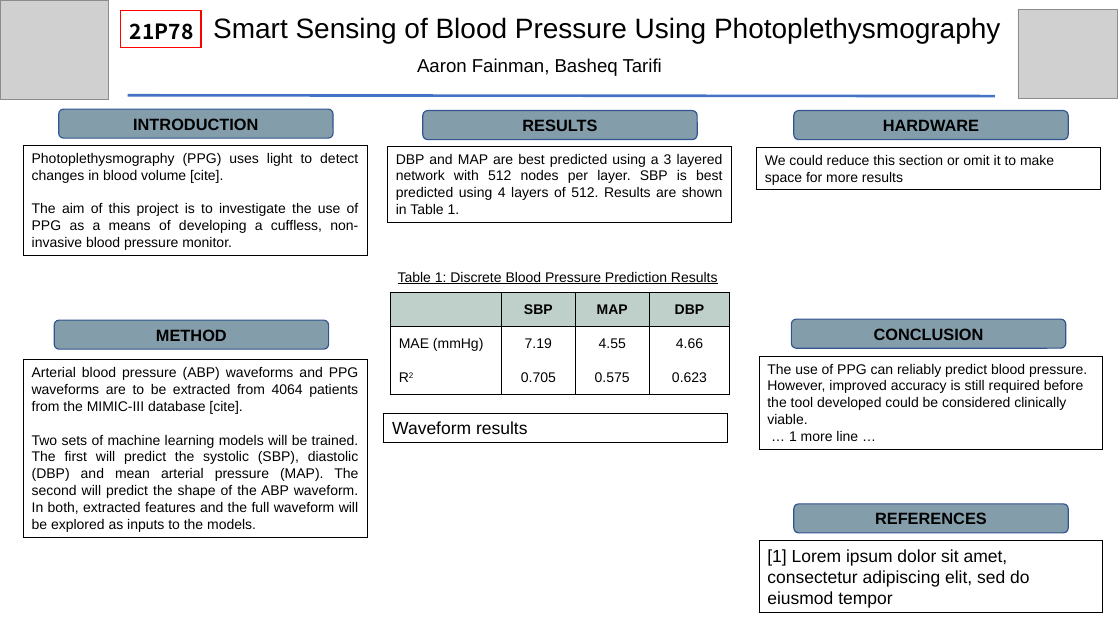
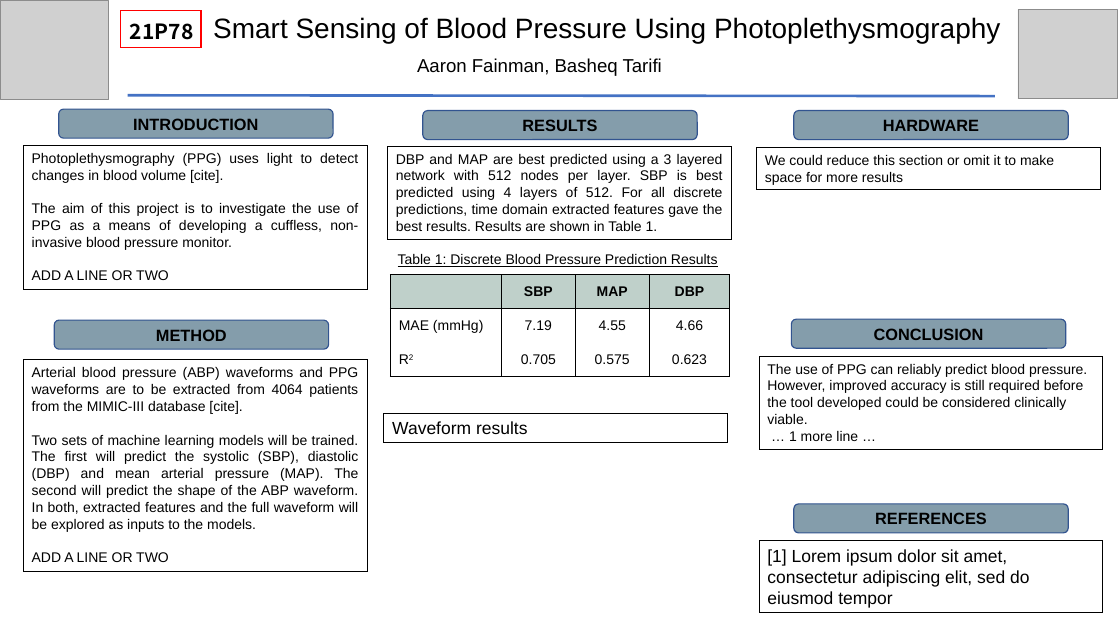
Before and after one commit to aaronfainman/MIMIC-III-WebScraper, a slide deck: slide 1 of poster/21P78Poster.pptx. Drawn at 1120x630 pixels with LibreOffice and Linux fonts; fonts in the diff are those of the drawing; grey boxes stand for pictures. Boxes give left, top, right and bottom in pixels: in the first picture for what was removed or moved away, otherwise in the second. Text is boxed around its words. In the diff, an @@ line names an element or a change of style, - is before the commit and + after.

```diff
--- a/poster/21P78Poster.pptx
+++ b/poster/21P78Poster.pptx
@@ rectangle "Photoplethysmography (PPG) uses light to ..." resized from (x1=24, y1=145, x2=367, y2=255) to (x1=24, y1=145, x2=367, y2=290) @@
@@ rectangle "DBP and MAP are best ..." resized from (x1=387, y1=146, x2=731, y2=223) to (x1=387, y1=146, x2=731, y2=239) @@
@@ text in rectangle at (x1=396, y1=154, x2=723, y2=231): text changed @@
-DBP and MAP are best predicted using a 3 layered network with 512 nodes per layer. SBP is best predicted using 4 layers of 512. Results are shown in Table 1.
+DBP and MAP are best predicted using a 3 layered network with 512 nodes per layer. SBP is best predicted using 4 layers of 512. For all discrete predictions, time domain extracted features gave the best results. Results are shown in Table 1.
@@ text "Table 1: Discrete Blood Pressure ..." moved from (x1=398, y1=272, x2=718, y2=284) to (x1=398, y1=254, x2=718, y2=267) @@
@@ text in rectangle at (x1=32, y1=270, x2=169, y2=280): paragraph added @@
+ADD A LINE OR TWO
@@ table moved from (x1=391, y1=292, x2=730, y2=395) to (x1=391, y1=275, x2=730, y2=377) @@
@@ rectangle "Arterial blood pressure (ABP) waveforms ..." resized from (x1=24, y1=360, x2=367, y2=538) to (x1=24, y1=360, x2=367, y2=571) @@
@@ text in rectangle at (x1=32, y1=552, x2=169, y2=562): paragraph added @@
+ADD A LINE OR TWO
```
Also in this commit, not shown: 1 other file.
